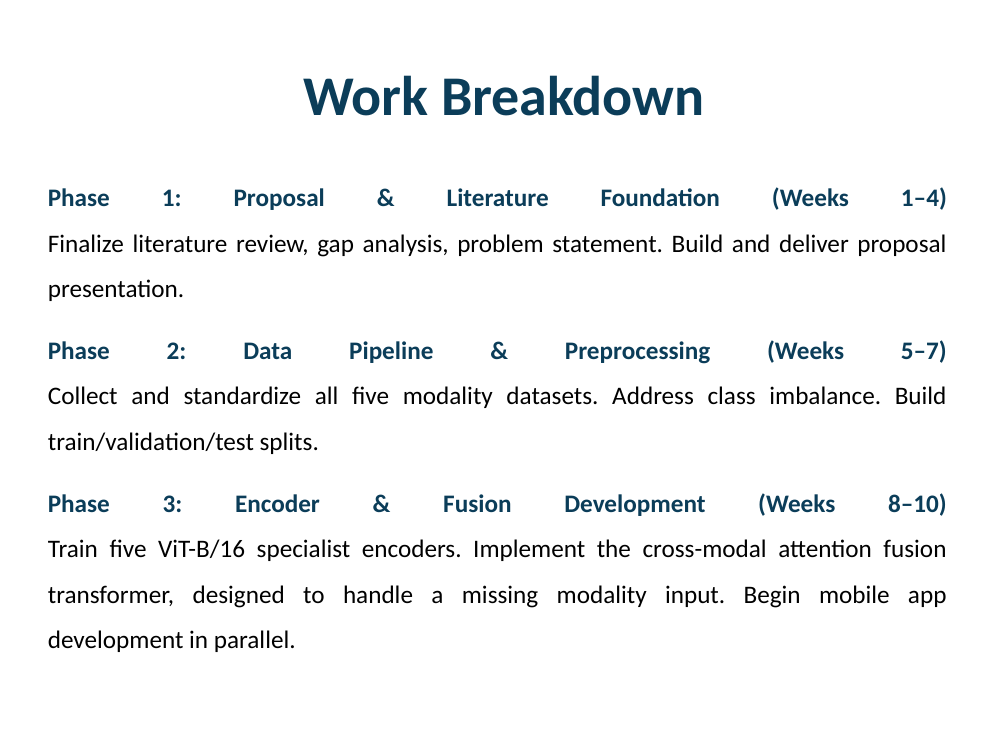
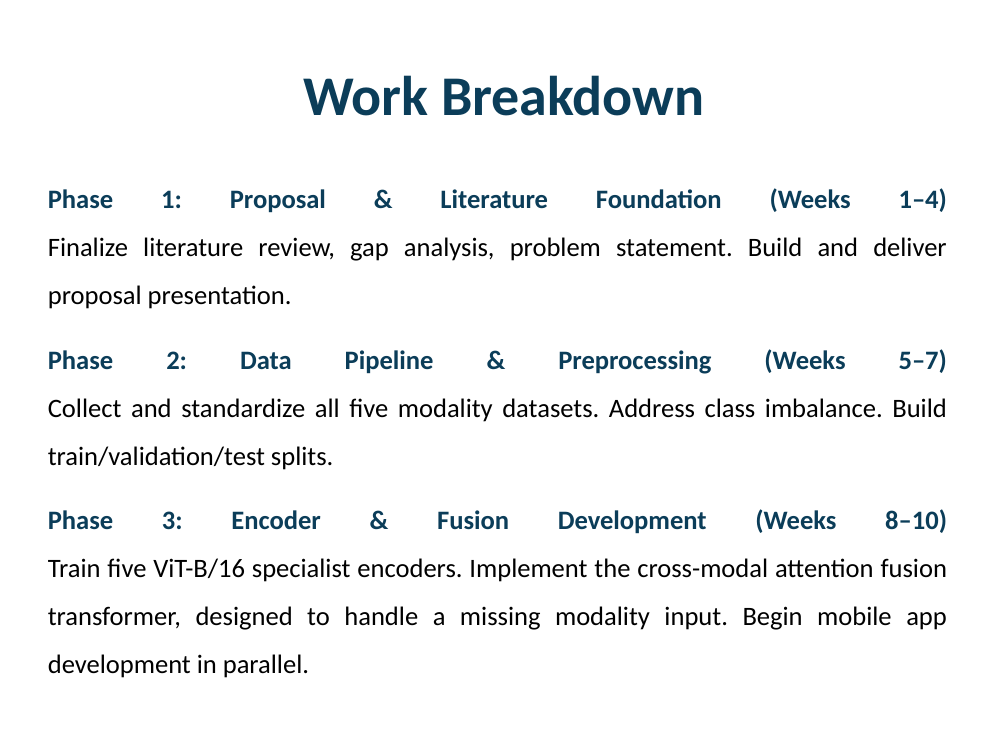
Before and after one commit to Jaffar-Kazmi/GLANCE, a slide deck: slide 23 of docs/proposal/slides.pptx (slide 22 before the commit). Drawn at 1008x756 pixels with LibreOffice and Linux fonts; fonts in the diff are those of the drawing; background and template pictures are left out. Boxes give left, top, right and bottom in pixels: in the first picture for what was removed or moved away, otherwise in the second. Text is boxed around its words. In the diff, an @@ line names an element or a change of style, - is before the commit and + after.

```diff
--- a/docs/proposal/slides.pptx
+++ b/docs/proposal/slides.pptx
@@ text "Phase 1: Proposal & Literature ..." at (48, 188, 947, 630): size 18 to 19 pt @@
```
Also in this commit, not shown: 5 other slides changed, 1 slide added.
